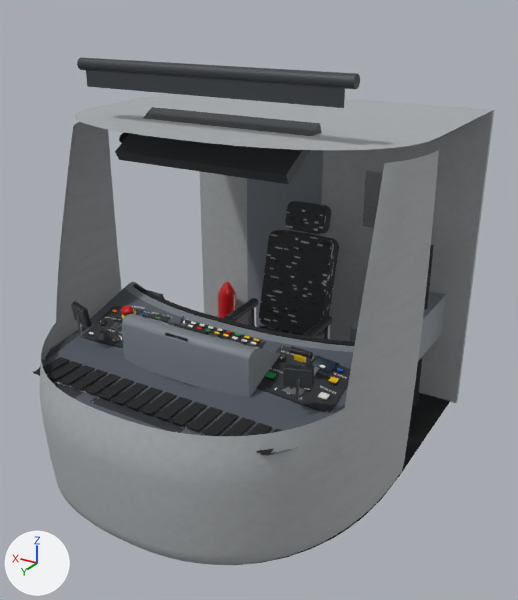
Renders of the glTF model tram_parts/extremites/toulouse/cab.glb from each side of a commit.
Both versions are drawn from a camera (50 mm lens) standing at (-2.22, 6.63, 3.1) and looking at (-0.06, 3.01, 1.29). The lights are fixed; the arrows at lower left show +X, +Y and +Z. The first picture is the older version. Where no turn or scale is listed for an object, it has been applied to the vertices. Vertices at exactly the same position are counted once.

Before the edit, the objects in view are built like this:
```python
ob_cab_shell = bpy.data.objects.new('cab_shell', me_cab_shell)
ob_cab_shell.location = (0.0, 0.0, 0.0)
ob_desk = bpy.data.objects.new('desk', me_desk)
ob_desk.location = (0.0, 3.6, 1.1)
ob_driver_seat = bpy.data.objects.new('driver_seat', me_driver_seat)
ob_driver_seat.location = (0.0, 2.68, 0.32)
```
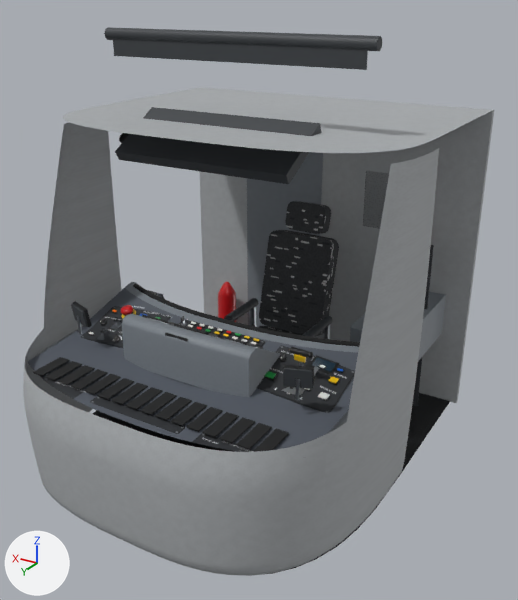
Location of each change, (x1, y1, x2, y2) in pixels of the pictures (518 x 600 px; the box of a moved part takes in the faces that stretch with it):
'cab_shell', reshaped (8% taller): before (40, 57, 494, 565); after (23, 27, 494, 576)
'desk', reshaped: before (33, 282, 355, 456); after (28, 282, 360, 458)
part 1 of me_cab_shell, moved or reshaped: before (77, 57, 360, 89); after (104, 27, 382, 51)
part 2 of me_cab_shell, moved or reshaped: before (86, 69, 345, 108); after (113, 39, 368, 70)
part 3 of me_cab_shell, moved or reshaped: before (40, 93, 490, 562); after (23, 88, 490, 574)
part 4 of me_cab_shell, surface changed: before (40, 113, 435, 565); after (23, 113, 435, 576)
part 5 of me_desk, moved or reshaped: before (269, 350, 354, 455); after (273, 350, 359, 458)
part 6 of me_desk, moved or reshaped: before (39, 287, 163, 368); after (28, 287, 163, 371)

The edits, one by one:
me_cab_shell is used by ob_cab_shell; location (0.0, 0.0, 0.0).
me_cab_shell had 3086 vertices, 5478 faces and spanned x -1.12..1.12, y 1.47..4.43, z 0.32..2.76.
me_cab_shell now has 3043 vertices, 5390 faces and spans x -1.12..1.12, y 1.47..4.43, z 0.32..2.9.
me_cab_shell part 1: the loose piece of 26 vertices spanning x -0.85..0.85, y 3.43..3.5, z 2.68..2.76 is moved by (0.0, -0.24, 0.15).
me_cab_shell part 2: the loose piece of 8 vertices spanning x -0.8..0.8, y 3.49, z 2.6..2.72 is moved by (0.0, -0.24, 0.15).
me_cab_shell part 3: 1699 vertices moved within x -1.12..1.12, y 3.0..4.42, z 0.32..2.42; 601 vertices removed from x -1.12..1.12, y 3.0..4.42, z 0.35..2.35; 558 vertices added at x -1.12..1.12, y 3.0..4.42, z 0.35..2.36.
me_cab_shell part 4: 2373 kept faces spanning x -1.12..1.12, y 1.98..4.43, z 0.32..2.42 get new texture (UV) coordinates.
me_desk has 3600 vertices, 6158 faces and spans x -0.99..1.01, y -0.76..0.66, z -0.76..0.4.
me_desk is used by ob_desk; location (0.0, 3.6, 1.1).
me_desk part 5: 56 of 3600 vertices moved; they spanned x -0.97..-0.8, y -0.47..0.52, z -0.05..0.1 and now span x -0.97..-0.82, y -0.47..0.52, z -0.05..0.1; mean shift (-0.01, 0.0, 0.0); largest move (-0.8, 0.52, -0.05) -> (-0.82, -0.4, 0.1).
me_desk part 6: 54 of 3600 vertices moved; they spanned x 0.8..0.96, y -0.75..0.52, z -0.05..0.1 and now span x 0.82..0.97, y -0.75..0.52, z -0.05..0.1; mean shift (0.01, 0.0, 0.0); largest move (0.84, 0.45, -0.05) -> (0.86, -0.75, -0.03).
